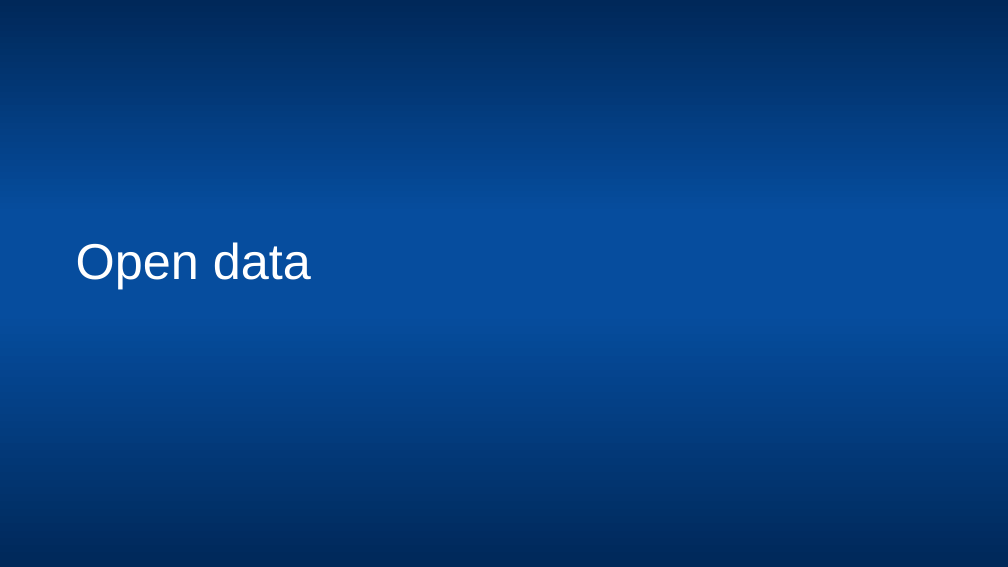
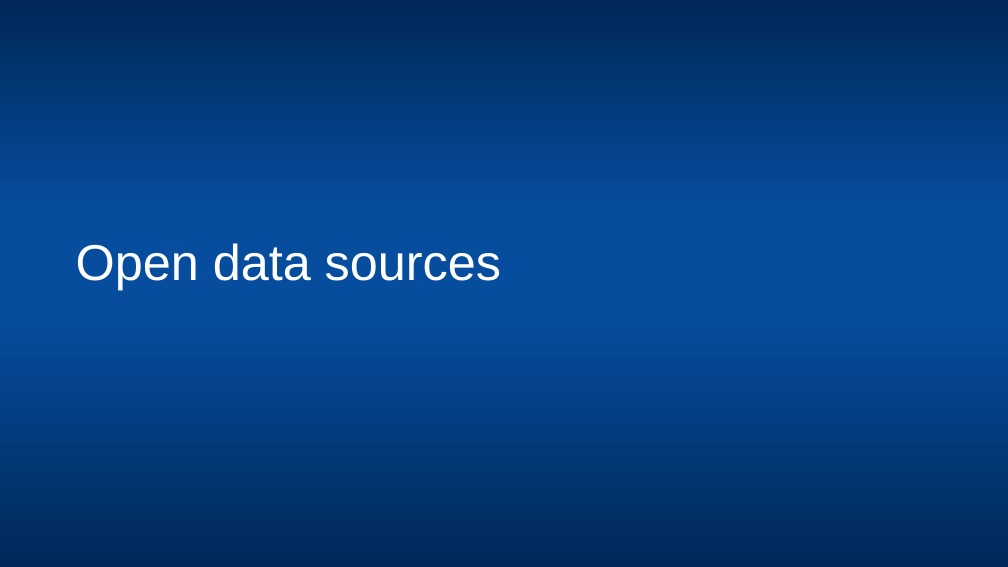
Before and after one commit to gowin20/foss4g-2026-maplibregl-data-visualization, a slide deck: slide 8 of foss4g-maplibre-data-visualization.pptx. Drawn at 1008x567 pixels with LibreOffice and Linux fonts; fonts in the diff are those of the drawing. Boxes give left, top, right and bottom in pixels: in the first picture for what was removed or moved away, otherwise in the second. Text is boxed around its words. In the diff, an @@ line names an element or a change of style, - is before the commit and + after.

```diff
--- a/foss4g-maplibre-data-visualization.pptx
+++ b/foss4g-maplibre-data-visualization.pptx
@@ title at [76, 243, 501, 289]: text changed @@
-Open data
+Open data sources
```
Also in this commit, not shown: 11 other slides changed, 5 slides added, 4 slides removed, 10 other files.
